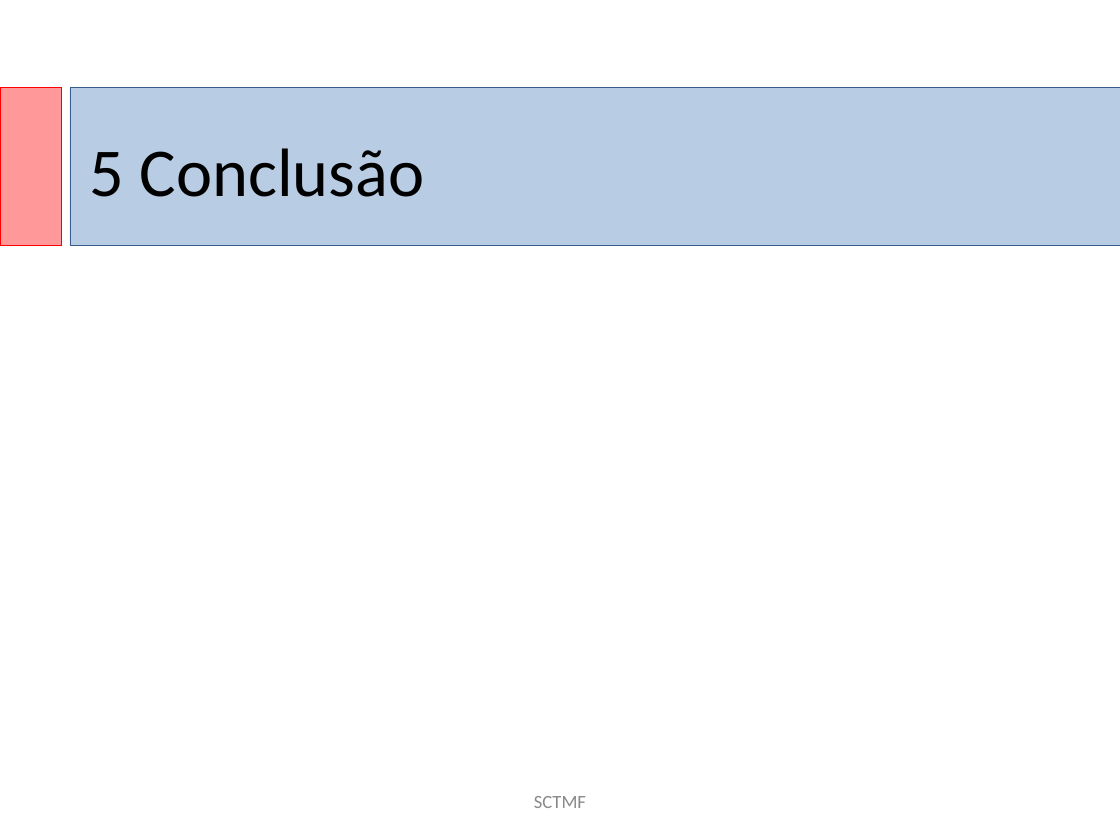
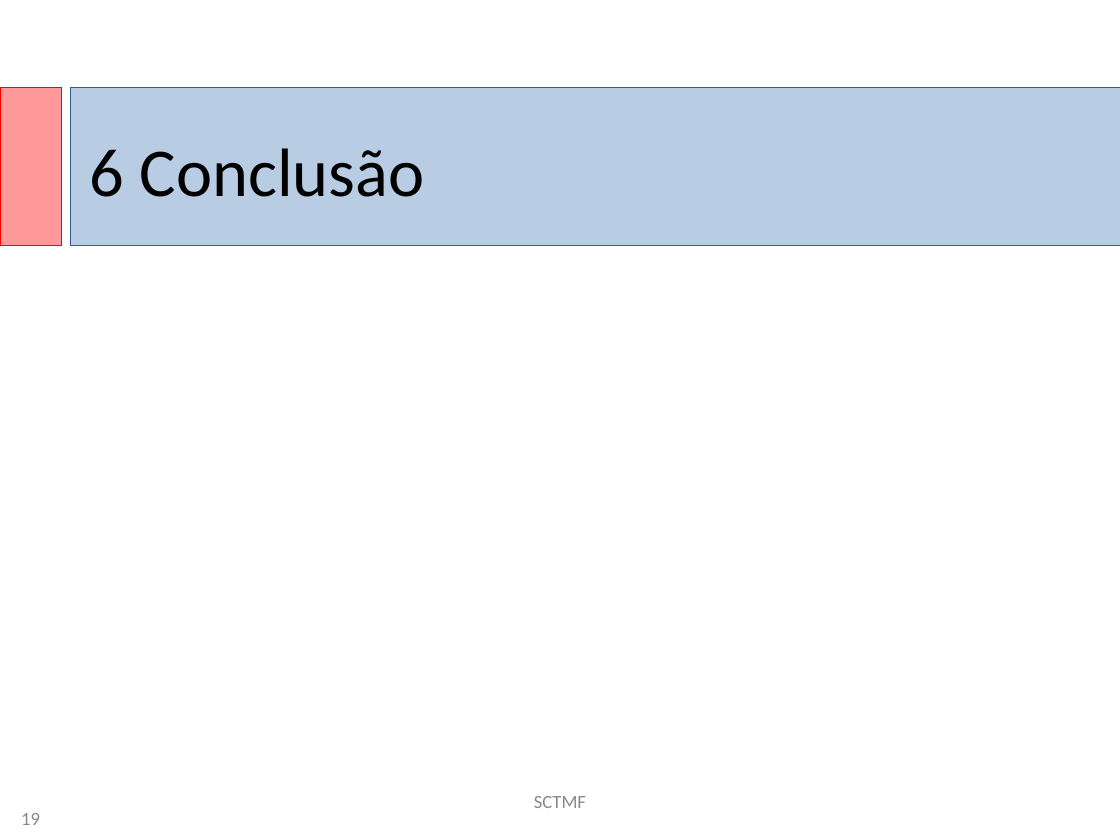
Before and after one commit to eduardoabreubg/sctmf, a slide deck: slide 19 of sctmf/documentation/SCTMF-Final_20071201.ppt (slide 17 before the commit). Drawn at 1120x840 pixels with LibreOffice and Linux fonts; fonts in the diff are those of the drawing; background and template pictures are left out. Boxes give left, top, right and bottom in pixels: in the first picture for what was removed or moved away, otherwise in the second. Text is boxed around its words. In the diff, an @@ line names an element or a change of style, - is before the commit and + after.

```diff
--- a/sctmf/documentation/SCTMF-Final_20071201.ppt
+++ b/sctmf/documentation/SCTMF-Final_20071201.ppt
@@ text at <box>90,148,425,197</box>: text changed @@
-5 Conclusão
+6 Conclusão
@@ text added at <box>21,813,40,825</box>, 12 pt, text #898989 @@
+19
```
Also in this commit, not shown: 18 other slides changed, 2 slides added.
